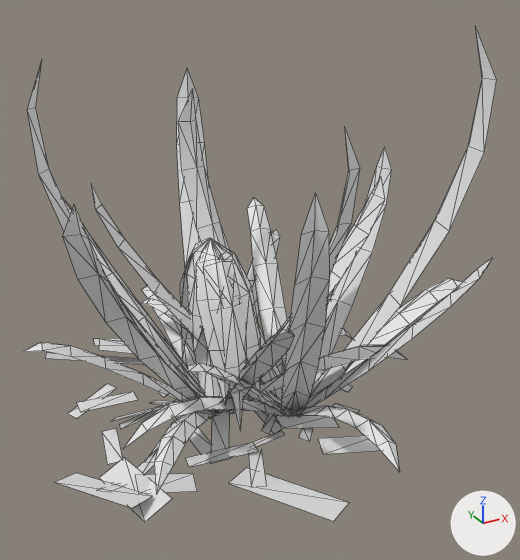
One commit to the OBJ model game/assets/models/plants/SM_Plant_BromeliadGroundThicket_Leaf.obj: the scene before it, then after it.
Camera for both pictures: a 50 mm lens placed at (-1.51, -3.3, 2.45), pointed at (0.21, -0.17, 0.89). The axes (+X, +Y, +Z) are drawn at lower right. The lights are the same throughout. The first picture is the older version. Mesh edges are drawn as thin lines. Where no turn or scale is listed for an object, it has been applied to the vertices. Vertices at exactly the same position are counted once.

Before the edit, the objects in view are built like this:
```python
me_sm_plant_bromeliadgroundthicket_leaf = bpy.data.meshes.new('SM_Plant_BromeliadGroundThicket_Leaf')
me_sm_plant_bromeliadgroundthicket_leaf.from_pydata(...)  # 757 vertices, 752 faces; spans x -1.02..1.46, y -1.34..1.1, z -0.06..2.19
ob_sm_plant_bromeliadgroundthicket_leaf = bpy.data.objects.new('SM_Plant_BromeliadGroundThicket_Leaf', me_sm_plant_bromeliadgroundthicket_leaf)
ob_sm_plant_bromeliadgroundthicket_leaf.location = (0.0, 0.0, 0.0)
```
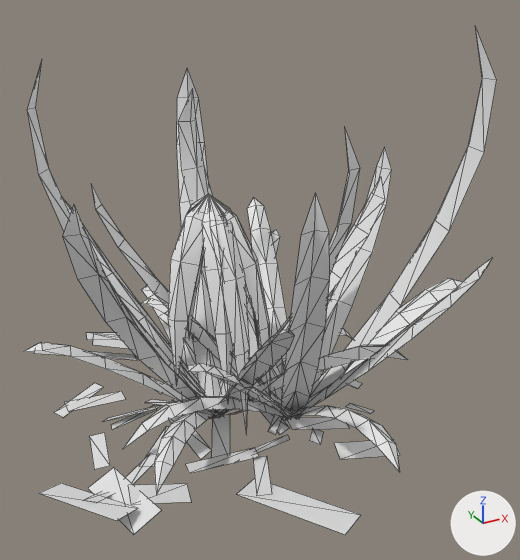
Boxes (x1, y1, x2, y2) around the edits, measured in the pictures (520 x 560 px; the box of a moved part takes in the faces that stretch with it):
'SM_Plant_BromeliadGroundThicket_Leaf', reshaped
    before: (24, 26, 497, 522)
    after: (24, 26, 497, 535)
part 1 of me_sm_plant_bromeliadgroundthicket_leaf, moved or reshaped
    before: (45, 238, 380, 522)
    after: (34, 194, 400, 535)

Edits to the bpy script that builds the scene:
```text
Change me_sm_plant_bromeliadgroundthicket_leaf:
    used by ob_sm_plant_bromeliadgroundthicket_leaf; location = (0.0, 0.0, 0.0)
    remove me_sm_plant_bromeliadgroundthicket_leaf.from_pydata(...)  # 757 vertices, 752 faces; spans x -1.02..1.46, y -1.34..1.1, z -0.06..2.19
    add me_sm_plant_bromeliadgroundthicket_leaf.from_pydata(...)  # 777 vertices, 776 faces; spans x -1.09..1.46, y -1.34..1.2, z -0.06..2.19
    me_sm_plant_bromeliadgroundthicket_leaf part 1
    8 vertices in x 0.04..0.27, y -0.09..0.1, z 0.0..0.09 move by (0.02, 0.0, 0.0)
    7 vertices in x 0.15..0.39, y -0.07..0.25, z 0.01..0.11 move by (0.02, 0.01, 0.0)
    6 vertices in x -0.02..0.05, y 0.0..0.26, z -0.04..0.09 move by (0.0, 0.01, 0.0)
    5 vertices in x 0.01..0.38, y 0.26..0.68, z -0.02..0.15 move by (0.03, 0.04, 0.0)
    4 vertices in x -0.21..0.01, y -0.43..-0.12, z -0.02..0.12 move by (-0.01, -0.03, 0.0)
    4 vertices in x 0.27..0.44, y -0.55..-0.35, z -0.02..0.06 move by (0.04, -0.05, 0.0)
    229 vertices move from x -1.0..0.97, y -1.16..1.1, z -0.06..1.12 to x -1.09..1.06, y -1.26..1.2, z -0.06..1.36
    20 vertices are added at x -0.31..0.21, y -0.18..0.0, z 0.37..1.27
    24 new faces join them
```
